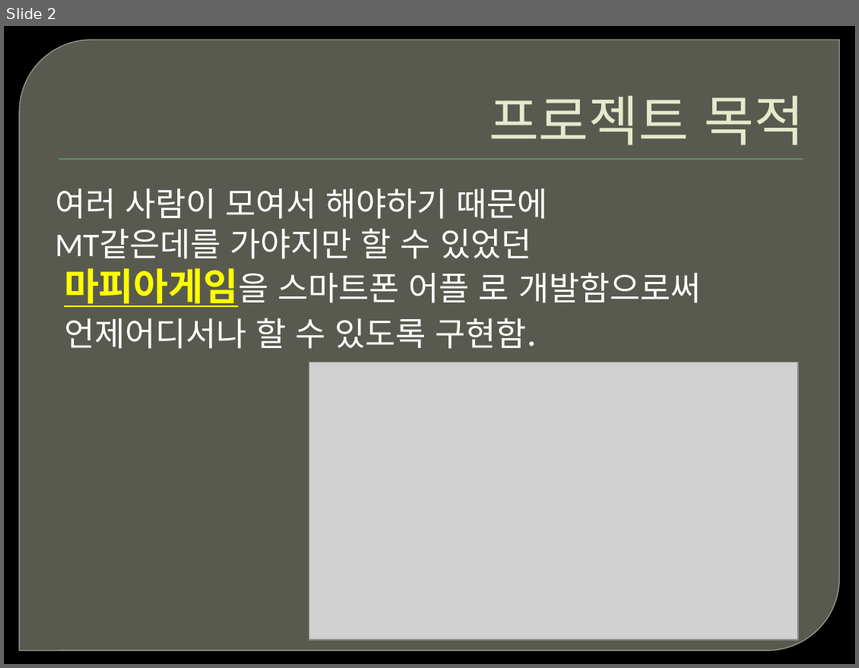
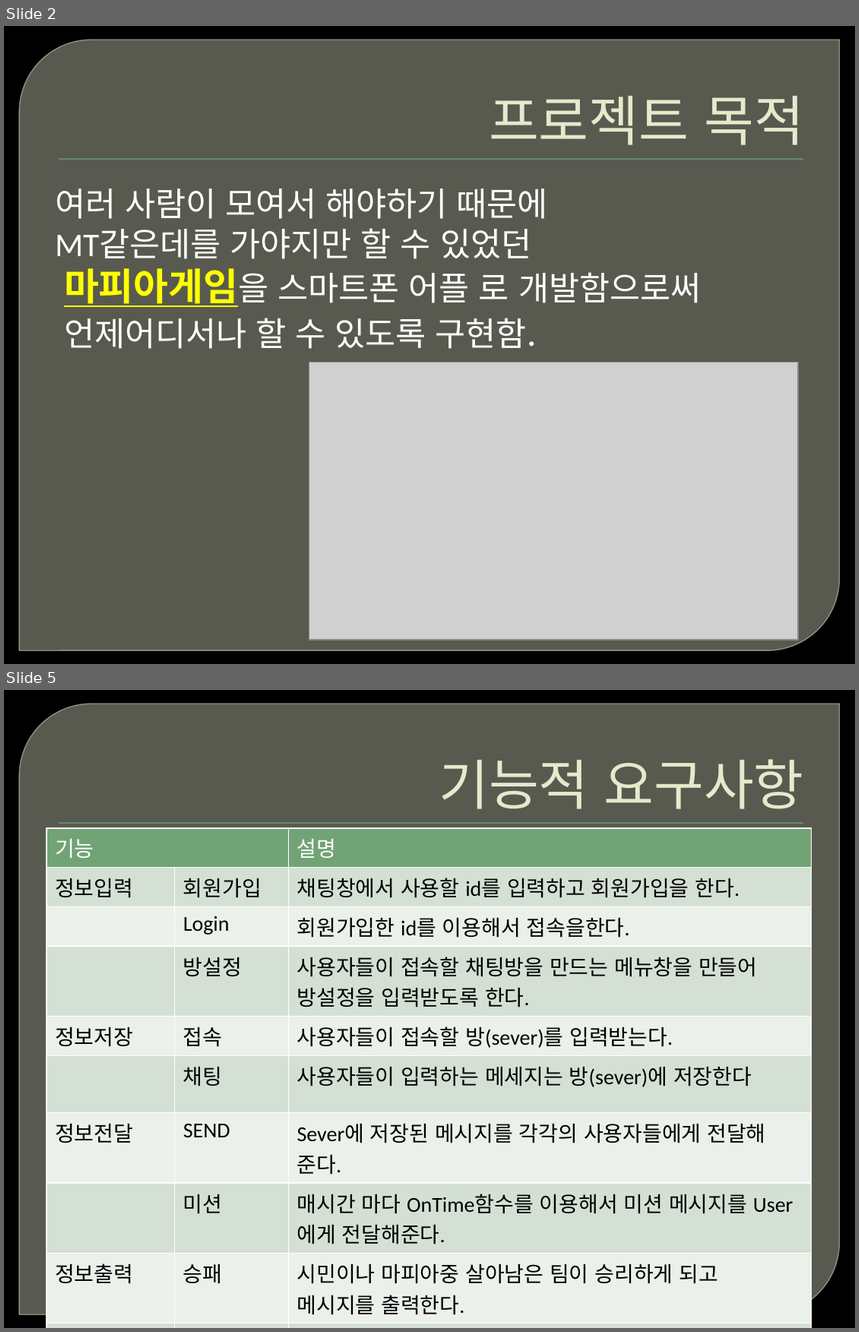
Before and after one commit to ofkdw/DreamWare, a slide deck: Document/final_repote.pptx. Shown one above the other, each under a label of ours: slide 2 before the commit, slides 2 and 5 after it; the slides between them are not shown. The pictures are 859x668 and 859x1332 pixels, drawn with LibreOffice and Linux fonts; fonts in the diff are those of the drawing; grey boxes stand for pictures; background and template pictures are left out. Boxes give left, top, right and bottom in pixels: in the first picture for what was removed or moved away, otherwise in the second. Text is boxed around its words. In the diff, an @@ line names an element or a change of style, - is before the commit and + after.

```diff
--- a/Document/final_repote.pptx
+++ b/Document/final_repote.pptx
@@ slide 5 added at (x1=4, y1=690, x2=855, y2=1328), background picture (left out); not listed: 2 template elements that a slide beside it also shows @@
@@ title added at (x1=439, y1=759, x2=804, y2=809), 46 pt, text #E7EACB @@
+기능적 요구사항
@@ table added at (x1=47, y1=828, x2=813, y2=1319), 10 rows, 3 columns @@
+기능 |  | 설명
+정보입력 | 회원가입 | 채팅창에서 사용할 id를 입력하고 회원가입을 한다.
+ | Login | 회원가입한 id를 이용해서 접속을한다.
+ | 방설정 | 사용자들이 접속할 채팅방을 만드는 메뉴창을 만들어 / 방설정을 입력받도록 한다.
+정보저장 | 접속 | 사용자들이 접속할 방(sever)를 입력받는다.
+ | 채팅 | 사용자들이 입력하는 메세지는 방(sever)에 저장한다
+정보전달 | SEND | Sever에 저장된 메시지를 각각의 사용자들에게 전달해 준다.
+ | 미션 | 매시간 마다 OnTime함수를 이용해서 미션 메시지를 User에게 전달해준다.
+정보출력 | 승패 | 시민이나 마피아중 살아남은 팀이 승리하게 되고 / 메시지를 출력한다.
+ | 랭킹 | 게임당 승패여부에 따라 일정점수 부여받아 출력된다.
```
Also in this commit, not shown: 8 other slides added, 1 slide removed, 1 other file.
